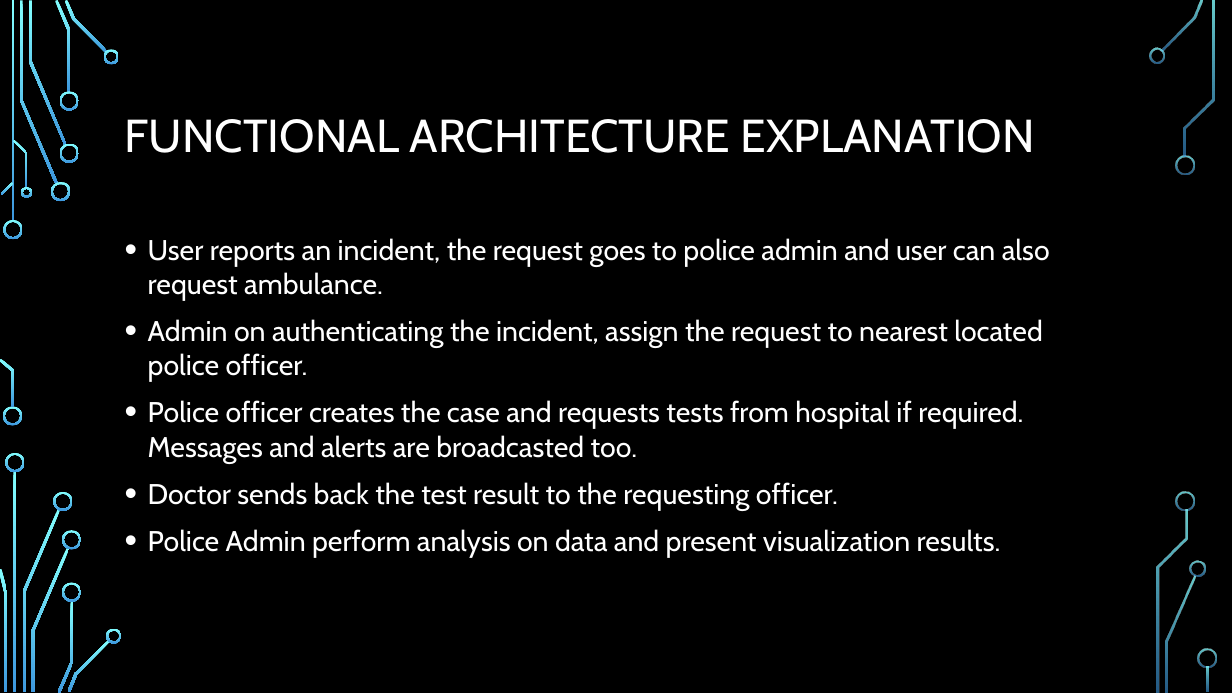
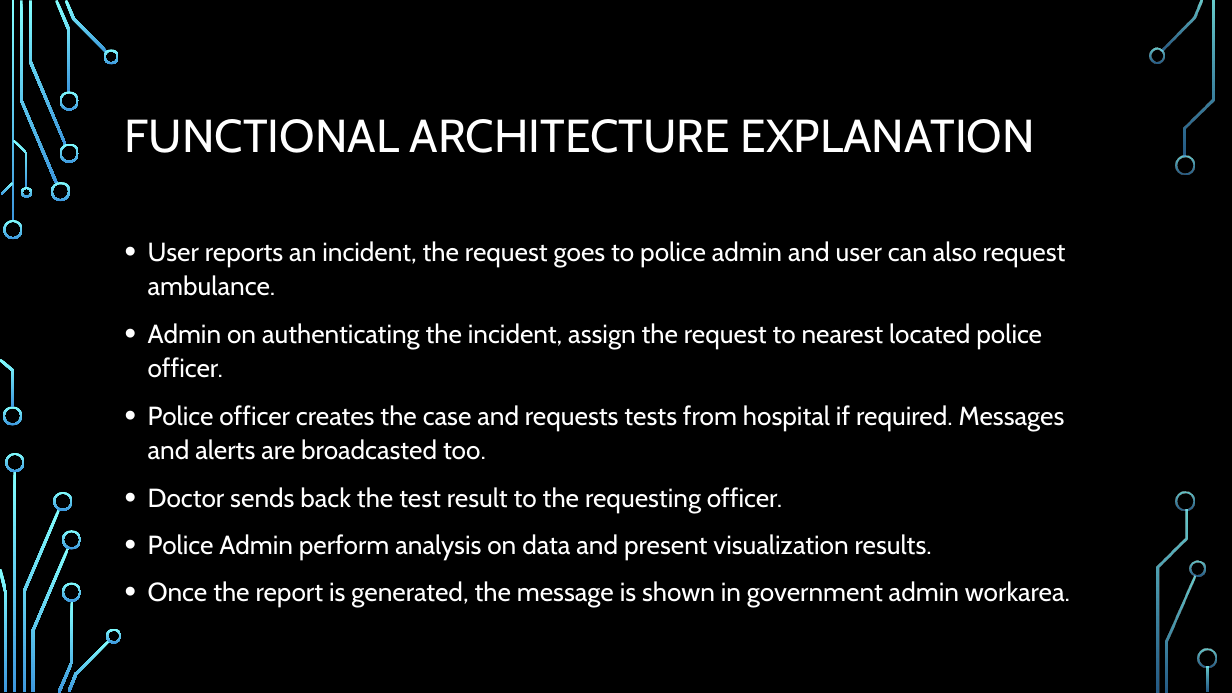
Before and after one commit to joshi-aditya/Incident-Management-System, a slide deck: slide 5 of Project_Presentation.pptx. Drawn at 1232x693 pixels with LibreOffice and Linux fonts; fonts in the diff are those of the drawing; background and template pictures are left out. Boxes give left, top, right and bottom in pixels: in the first picture for what was removed or moved away, otherwise in the second. Text is boxed around its words. In the diff, an @@ line names an element or a change of style, - is before the commit and + after.

```diff
--- a/Project_Presentation.pptx
+++ b/Project_Presentation.pptx
@@ text at bbox=[148, 241, 1066, 560]: size 22.2 to 20.4 pt in "User reports an incident, the request goes ...", "Admin on authenticating the incident, assign the ...", "Police officer creates the case and requests ...", "Doctor sends back the test result to ..." and 1 more places; line spacing 1 to 1.1 @@
@@ text at bbox=[148, 581, 1070, 608]: paragraph added @@
+• Once the report is generated, the message is shown in government admin workarea.
```
Also in this commit, not shown: 1 other slide changed, 8 slides added, 1 other file.
